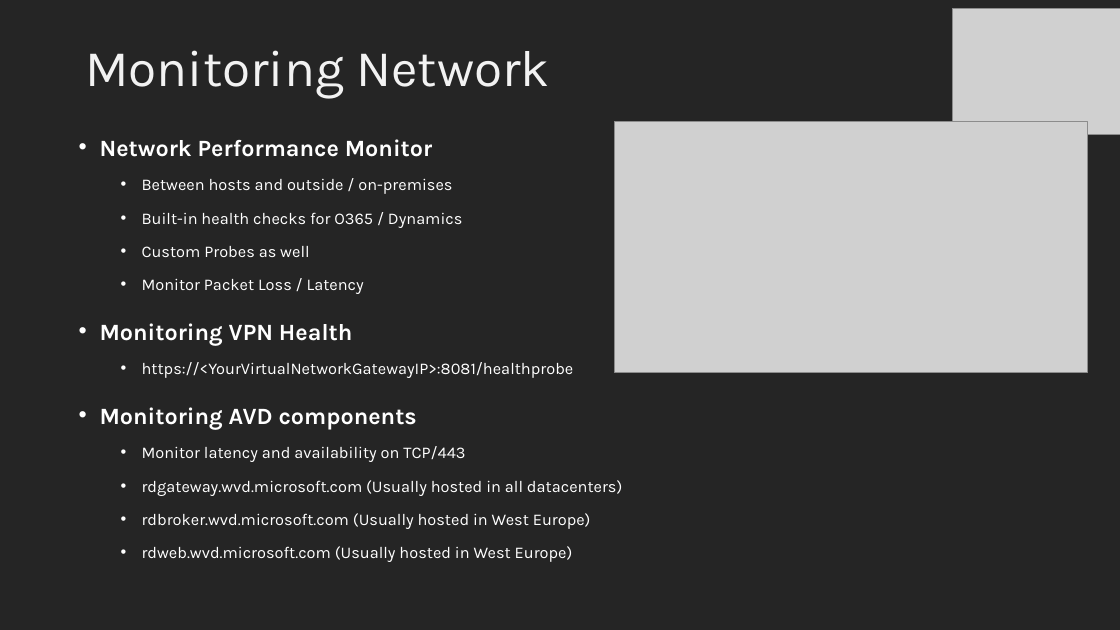
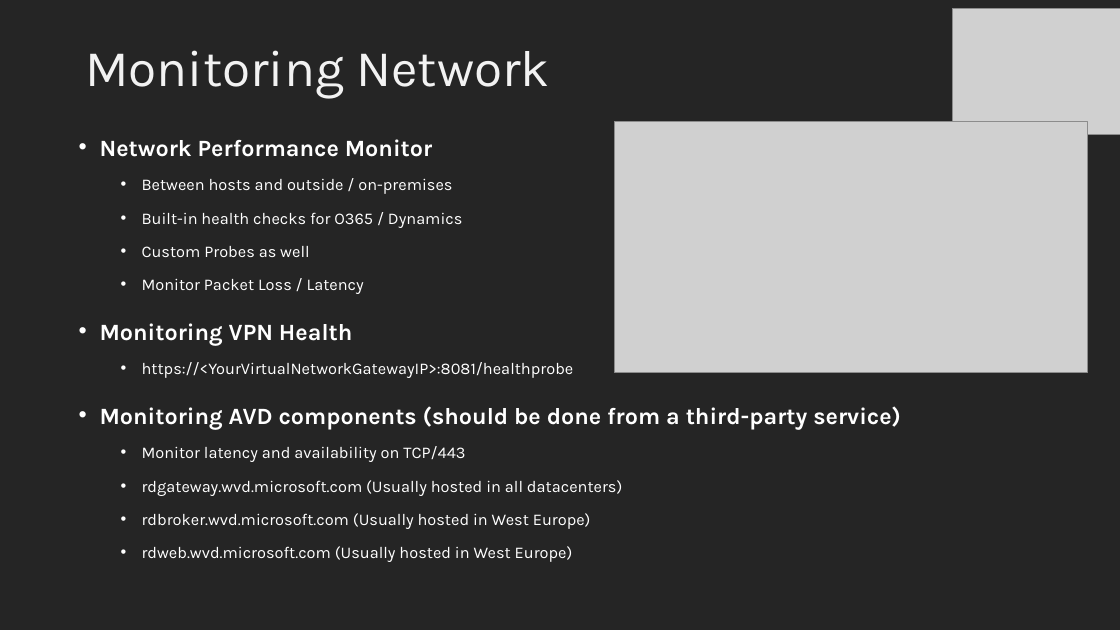
Before and after one commit to msandbu/community, a slide deck: slide 38 of UKAVD.pptx (slide 37 before the commit). Drawn at 1120x630 pixels with LibreOffice and Linux fonts; fonts in the diff are those of the drawing; grey boxes stand for pictures; background and template pictures are left out. Boxes give left, top, right and bottom in pixels: in the first picture for what was removed or moved away, otherwise in the second. Text is boxed around its words. In the diff, an @@ line names an element or a change of style, - is before the commit and + after.

```diff
--- a/UKAVD.pptx
+++ b/UKAVD.pptx
@@ text at (100, 406, 901, 429): text changed @@
-• Monitoring AVD components
+• Monitoring AVD components (should be done from a third-party service)
```
Also in this commit, not shown: 4 other slides changed, 1 slide added.
